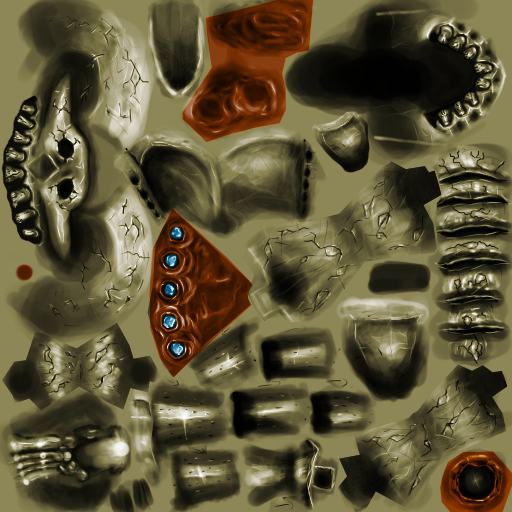
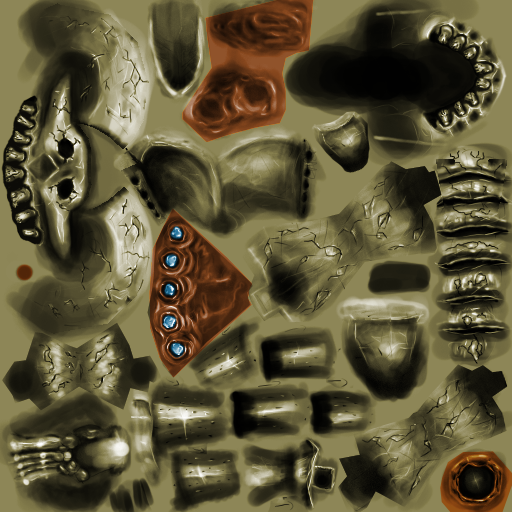
Before/after of a 512×512 layered artwork. What changed in the layer stack:
painted on "Color-Gloves" over [16, 0, 512, 512]
added layer "Base-NoSeams" above "Base" over [16, 0, 512, 512]
hid "Base" over [16, 0, 512, 512]
